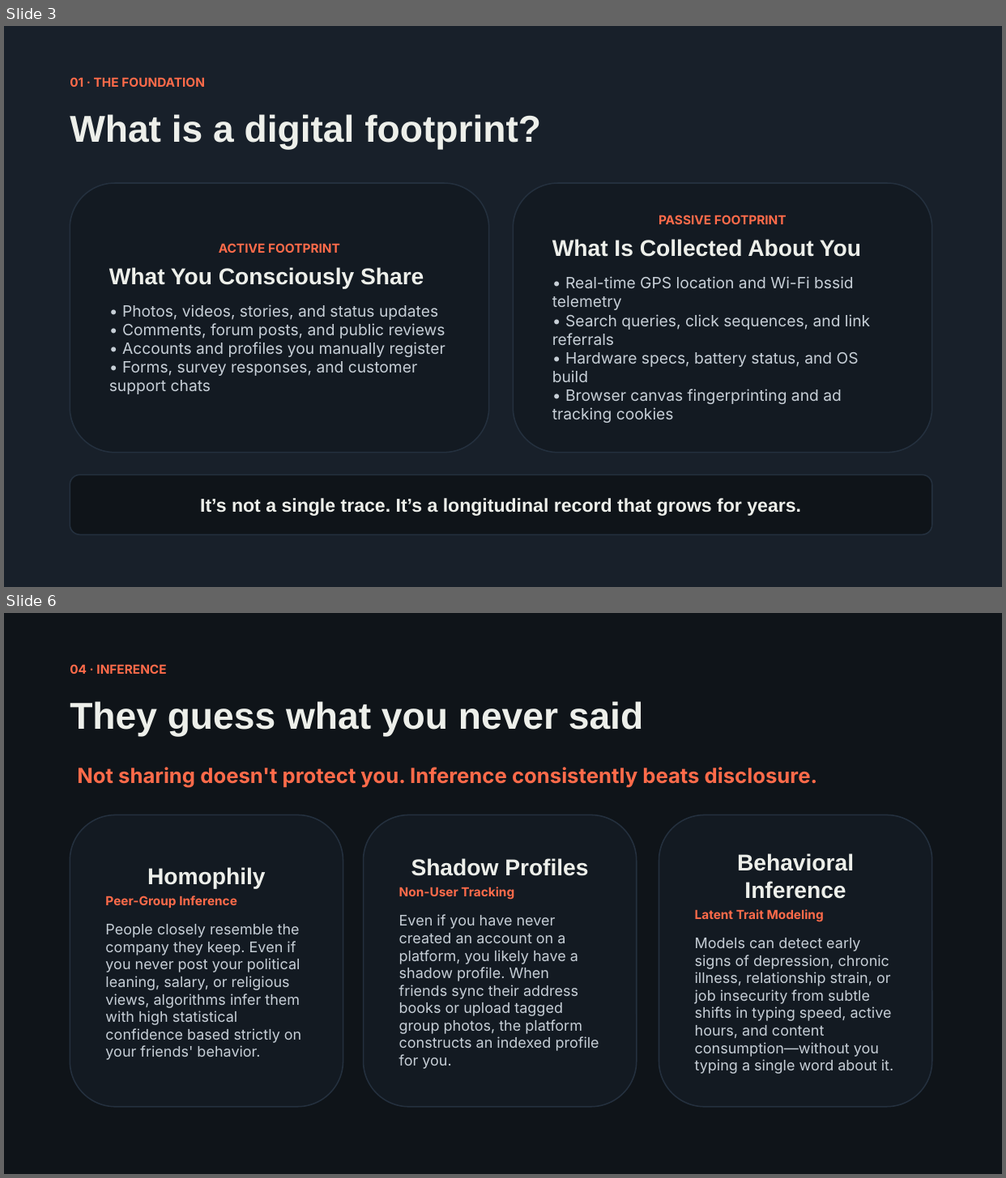
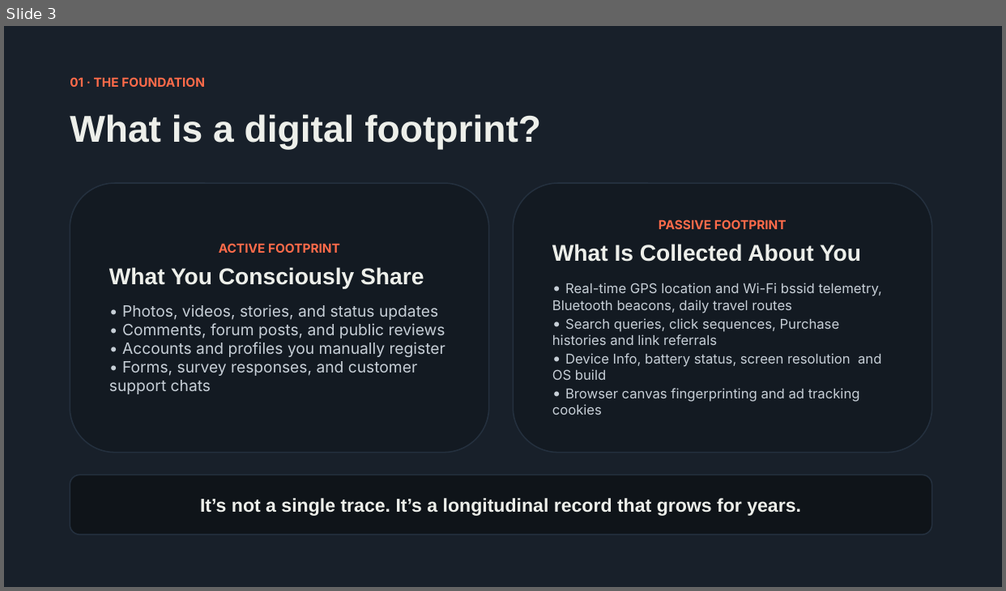
Before and after one commit to snowfox-rubait/englishPresentation, a slide deck: digitalFootprint/383 & 388.pptx. Shown one above the other, each under a label of ours: slides 3 and 6 before the commit, slide 3 after it; the slides between them are not shown. The pictures are 1006x1178 and 1006x591 pixels, drawn with LibreOffice and Linux fonts; fonts in the diff are those of the drawing. Boxes give left, top, right and bottom in pixels: in the first picture for what was removed or moved away, otherwise in the second. Text is boxed around its words. In the diff, an @@ line names an element or a change of style, - is before the commit and + after.

```diff
--- a/digitalFootprint/383 & 388.pptx
+++ b/digitalFootprint/383 & 388.pptx
@@ slide 6 removed at [4, 613, 1002, 1174], background #0F1419 @@
@@ text removed at [70, 664, 166, 674] @@
-04 · INFERENCE
@@ text removed at [70, 701, 643, 736] @@
-They guess what you never said
@@ text removed at [77, 767, 817, 788] @@
-Not sharing doesn't protect you. Inference consistently beats disclosure.
@@ rounded rectangle removed at [70, 815, 343, 1107] @@
-Homophily
-Peer-Group Inference
-People closely resemble the company they keep. Even if you never post your political leaning, salary, or religious views, algorithms infer them with high statistical confidence based strictly on your friends' behavior.
@@ rounded rectangle removed at [364, 815, 637, 1107] @@
-Shadow Profiles
-Non-User Tracking
-Even if you have never created an account on a platform, you likely have a shadow profile. When friends sync their address books or upload tagged group photos, the platform constructs an indexed profile for you.
@@ rounded rectangle removed at [659, 815, 932, 1107] @@
-Behavioral Inference
-Latent Trait Modeling
-Models can detect early signs of depression, chronic illness, relationship strain, or job insecurity from subtle shifts in typing speed, active hours, and content consumption—without you typing a single word about it.
@@ slide 3 changed as well @@
@@ rounded rectangle "ACTIVE FOOTPRINT" at [70, 183, 489, 453]: outline #24303E 1.2 pt to #24303E 1.19 pt; proportions changed @@
@@ rounded rectangle "PASSIVE FOOTPRINT" at [513, 183, 932, 453]: outline #24303E 1.2 pt to #24303E 1.19 pt; proportions changed @@
@@ text in rounded rectangle at [552, 283, 882, 415]: text changed; size 15 to 13 pt @@
-• Real-time GPS location and Wi-Fi bssid telemetry
-• Search queries, click sequences, and link referrals
-• Hardware specs, battery status, and OS build
-• Browser canvas fingerprinting and ad tracking cookies
+• Real-time GPS location and Wi-Fi bssid telemetry, Bluetooth beacons, daily travel routes
+• Search queries, click sequences, Purchase histories and link referrals
+• Device Info, battery status, screen resolution and OS build
+• Browser canvas fingerprinting and ad tracking cookies
```
Also in this commit, not shown: 6 other slides changed, 2 slides added, 3 other slides removed, 6 other files.
